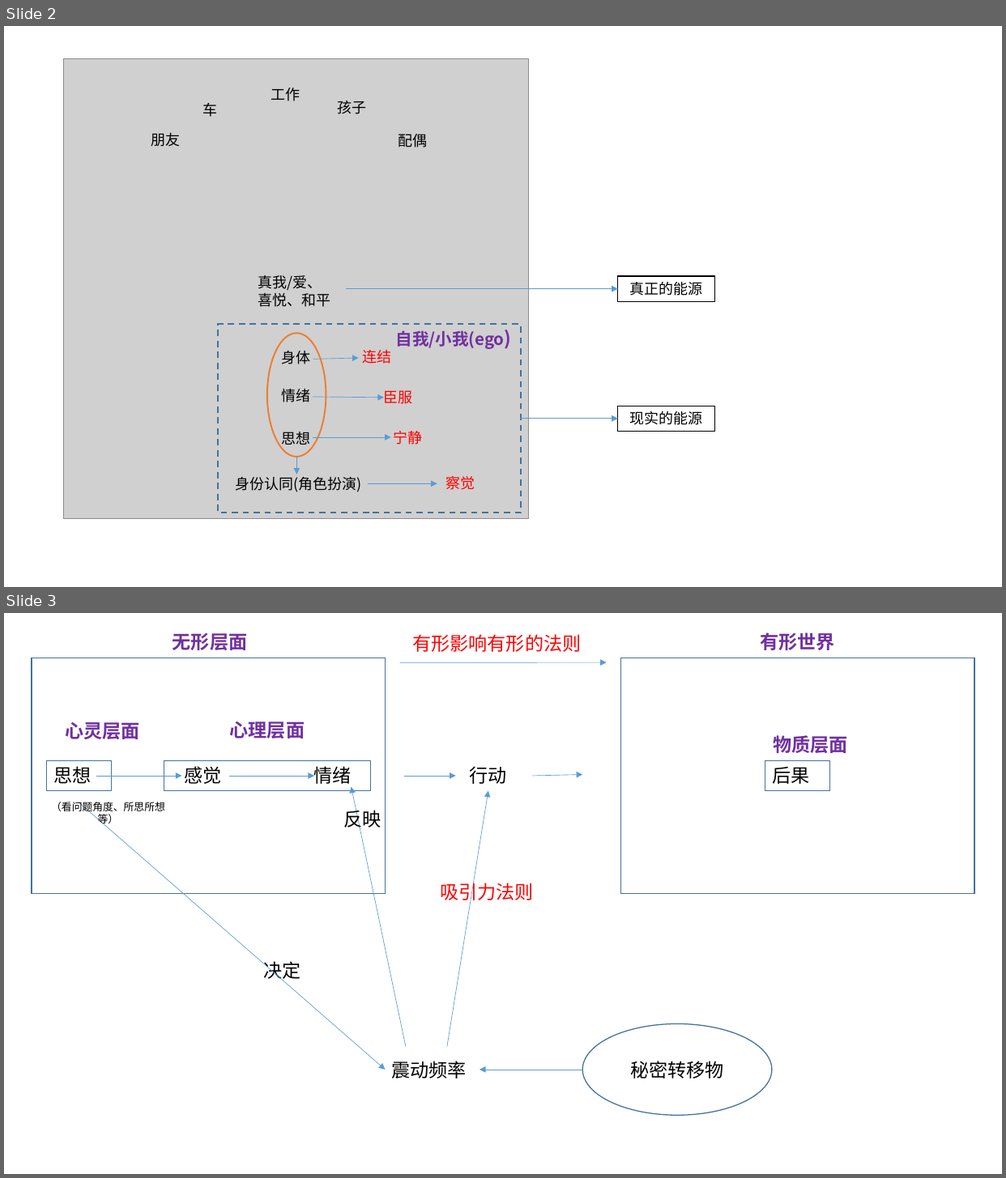
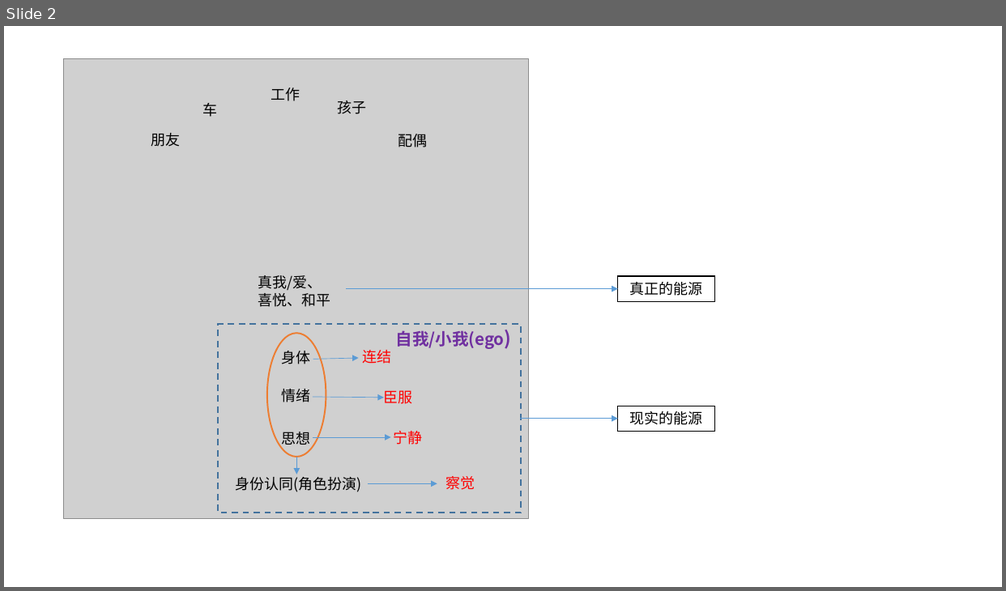
Before and after one commit to YingVickyCao/YingVickyCao.github.io, a slide deck: books/遇到未知的自己/原稿.pptx. Shown one above the other, each under a label of ours: slides 2 and 3 before the commit, slide 2 after it. The pictures are 1006x1178 and 1006x591 pixels, drawn with LibreOffice and Linux fonts; fonts in the diff are those of the drawing; grey boxes stand for pictures. Boxes give left, top, right and bottom in pixels: in the first picture for what was removed or moved away, otherwise in the second. Text is boxed around its words. In the diff, an @@ line names an element or a change of style, - is before the commit and + after.

```diff
--- a/books/遇到未知的自己/原稿.pptx
+++ b/books/遇到未知的自己/原稿.pptx
@@ slide 3 removed at bbox=[4, 613, 1002, 1174], background #CAEACE @@
@@ text removed at bbox=[172, 633, 247, 650] @@
-无形层面
@@ text removed at bbox=[412, 634, 581, 652] @@
-有形影响有形的法则
@@ text removed at bbox=[761, 632, 835, 650] @@
-有形世界
@@ rectangle removed at bbox=[32, 658, 385, 894] @@
@@ rectangle removed at bbox=[621, 658, 974, 894] @@
@@ arrow removed from (400, 662) to (607, 662) @@
@@ text removed at bbox=[65, 722, 139, 739] @@
-心灵层面
@@ text removed at bbox=[230, 722, 305, 739] @@
-心理层面
@@ text removed at bbox=[773, 735, 847, 753] @@
-物质层面
@@ rectangle removed at bbox=[46, 760, 111, 790] @@
-思想
@@ arrow removed from (96, 776) to (181, 776) @@
@@ rectangle removed at bbox=[164, 760, 371, 790] @@
-感觉 情绪
@@ arrow removed from (228, 776) to (315, 776) @@
@@ arrow removed from (404, 776) to (456, 776) @@
@@ text removed at bbox=[470, 766, 507, 784] @@
-行动
@@ arrow removed from (533, 776) to (582, 775) @@
@@ rectangle removed at bbox=[765, 760, 830, 790] @@
-后果
@@ text removed at bbox=[51, 802, 165, 827] @@
-（看问题角度、所思所想等）
@@ arrow removed from (79, 803) to (385, 1070) @@
@@ arrow removed from (406, 1047) to (351, 786) @@
@@ arrow removed from (447, 1047) to (488, 791) @@
@@ text removed at bbox=[344, 807, 381, 831] @@
-反映
@@ text removed at bbox=[440, 880, 533, 904] @@
-吸引力法则
@@ text removed at bbox=[263, 961, 300, 982] @@
-决定
@@ ellipse removed at bbox=[582, 1024, 772, 1115] @@
@@ text removed at bbox=[392, 1061, 467, 1079] @@
-震动频率
@@ arrow removed from (582, 1070) to (479, 1070) @@
@@ text removed at bbox=[630, 1061, 723, 1079] @@
-秘密转移物
```
Also in this commit, not shown: 3 other files.
